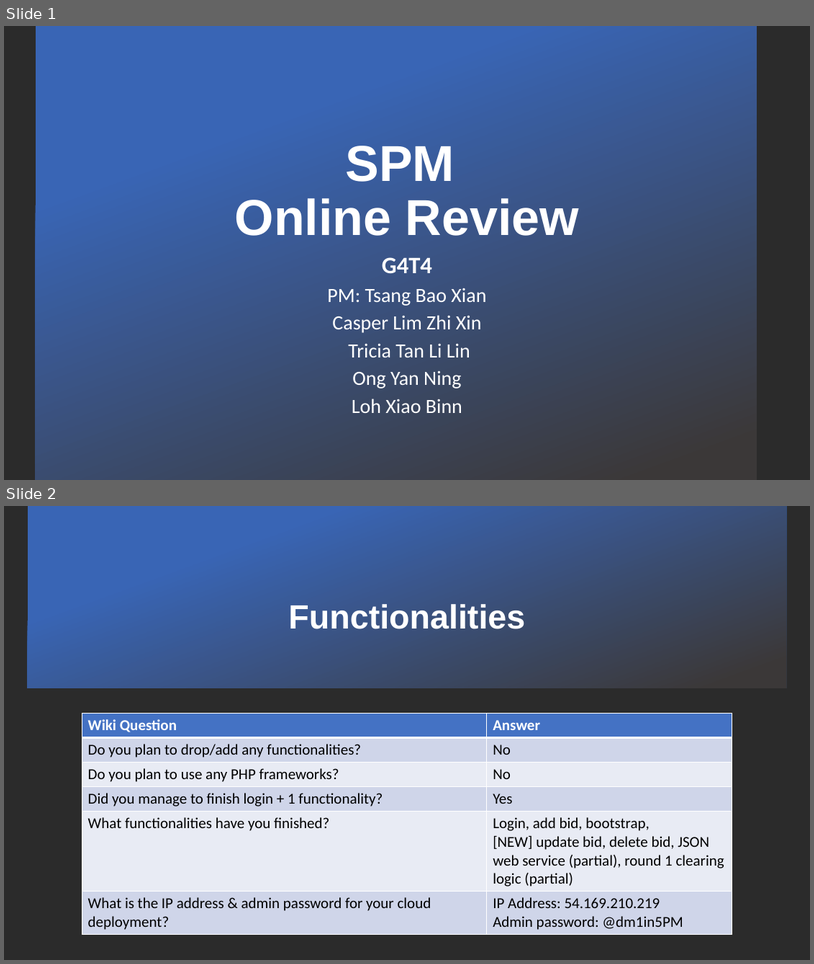
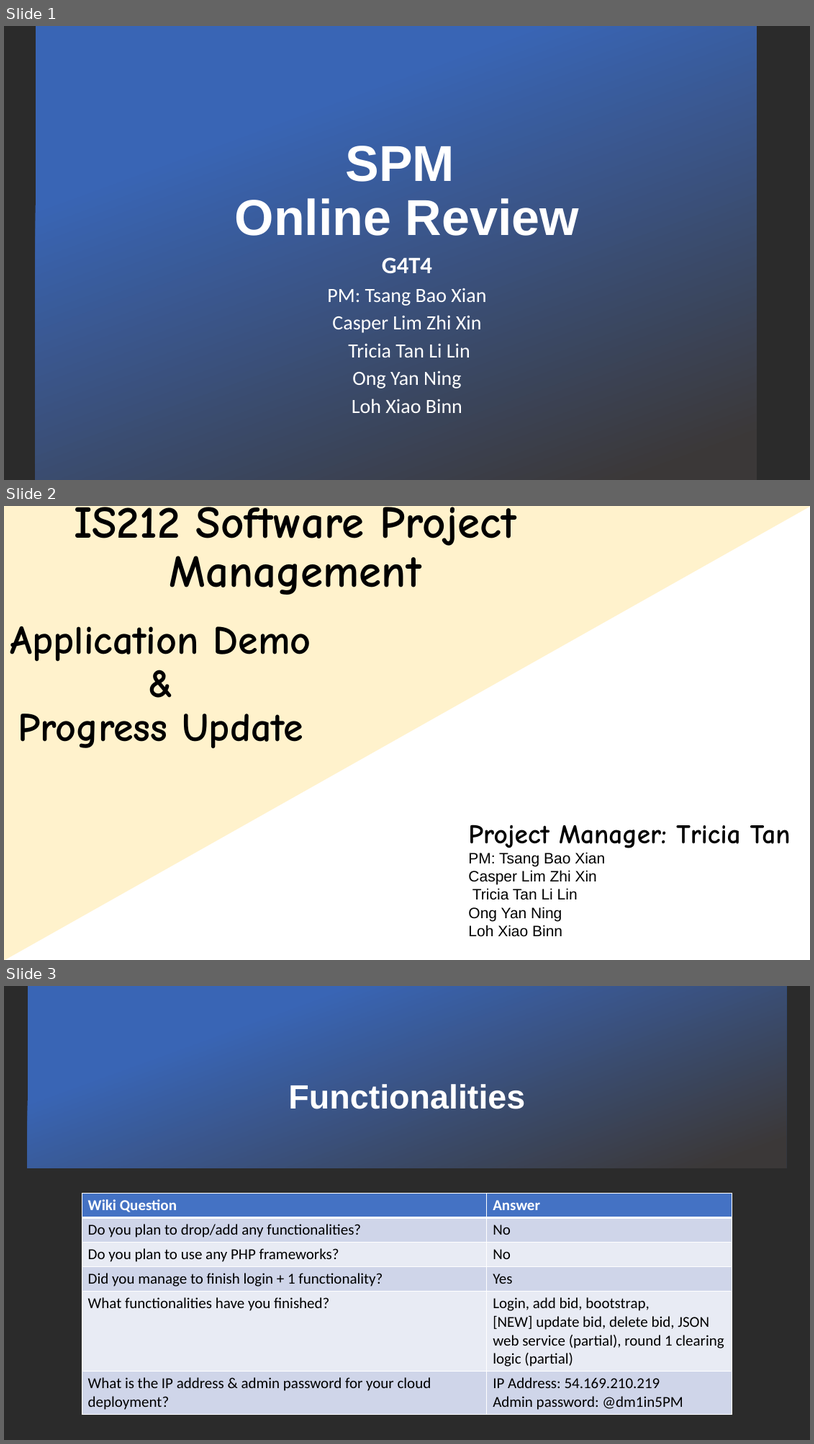
Before and after one commit to xbloh/Online-Course-Bidding-System-, a slide deck: presentations/Week 11 Online Review.pptx. Shown one above the other, each under a label of ours: slides 1 and 2 before the commit, slides 1, 2 and 3 after it. The pictures are 814x964 and 814x1444 pixels, drawn with LibreOffice and Linux fonts; fonts in the diff are those of the drawing; background and template pictures are left out; a plain dark background stands for a picture behind light text. Boxes give left, top, right and bottom in pixels: in the first picture for what was removed or moved away, otherwise in the second. Text is boxed around its words. In the diff, an @@ line names an element or a change of style, - is before the commit and + after.

```diff
--- a/presentations/Week 11 Online Review.pptx
+++ b/presentations/Week 11 Online Review.pptx
@@ slide 2 added at (4,506,810,960), background #FFFFFF @@
@@ diag stripe added at (4,506,810,960), fill #FFF2CC, outline #FFF2CC 1 pt @@
@@ text added at (74,507,517,595), 54 pt, text #000000, bold @@
+IS212 Software Project Management
@@ text added at (10,626,311,749), 48 pt, text #000000, bold @@
+Application Demo
+&
+Progress Update
@@ text added at (468,824,791,937), 18 pt, text #000000 @@
+Project Manager: Tricia Tan
+PM: Tsang Bao Xian
+Casper Lim Zhi Xin
+Tricia Tan Li Lin
+Ong Yan Ning
+Loh Xiao Binn
@@ what was slide 2 is now slide 3 @@
```
Also in this commit, not shown: 3 slides changed, 1 other slide added, 1 other file.
